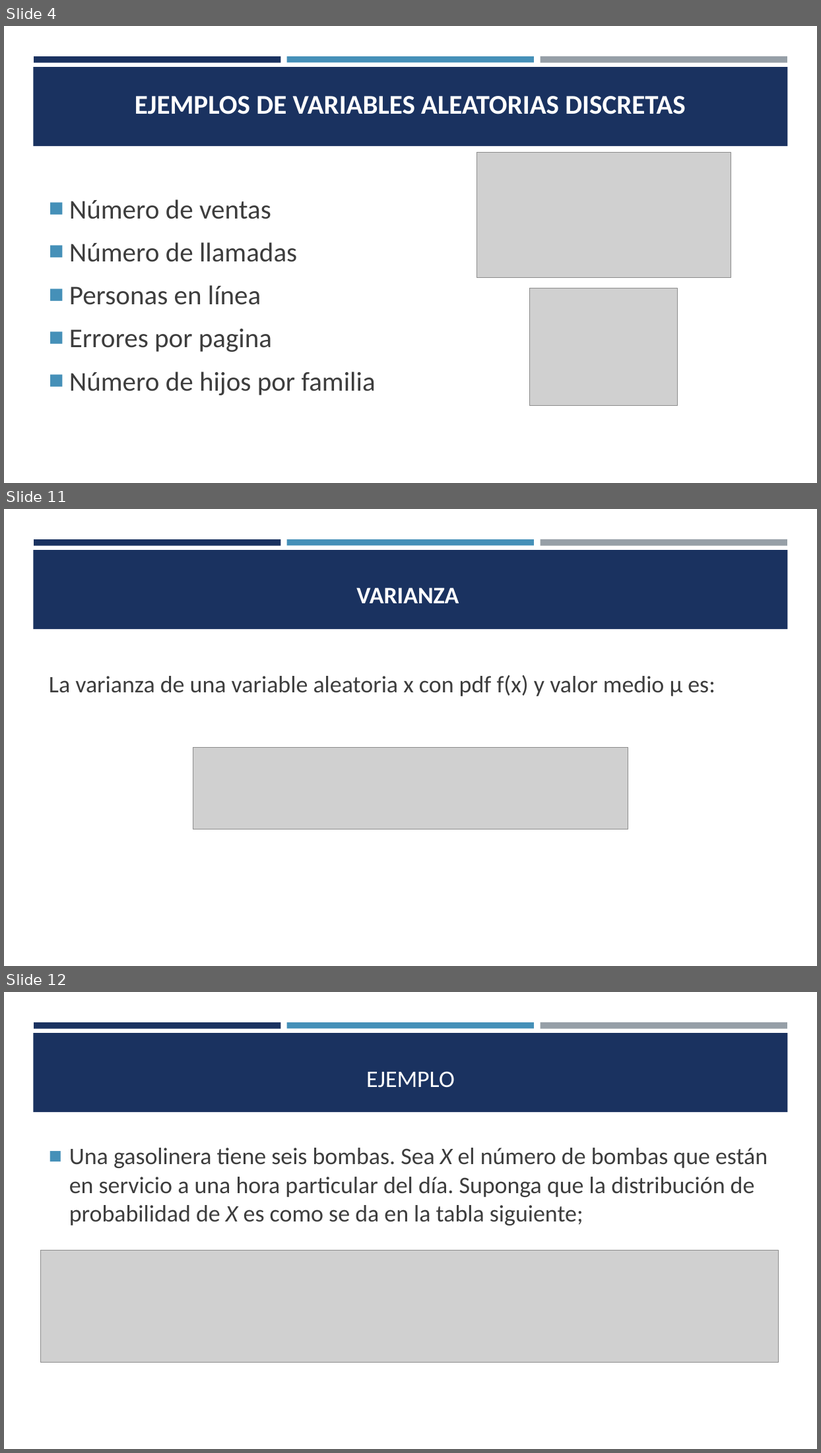
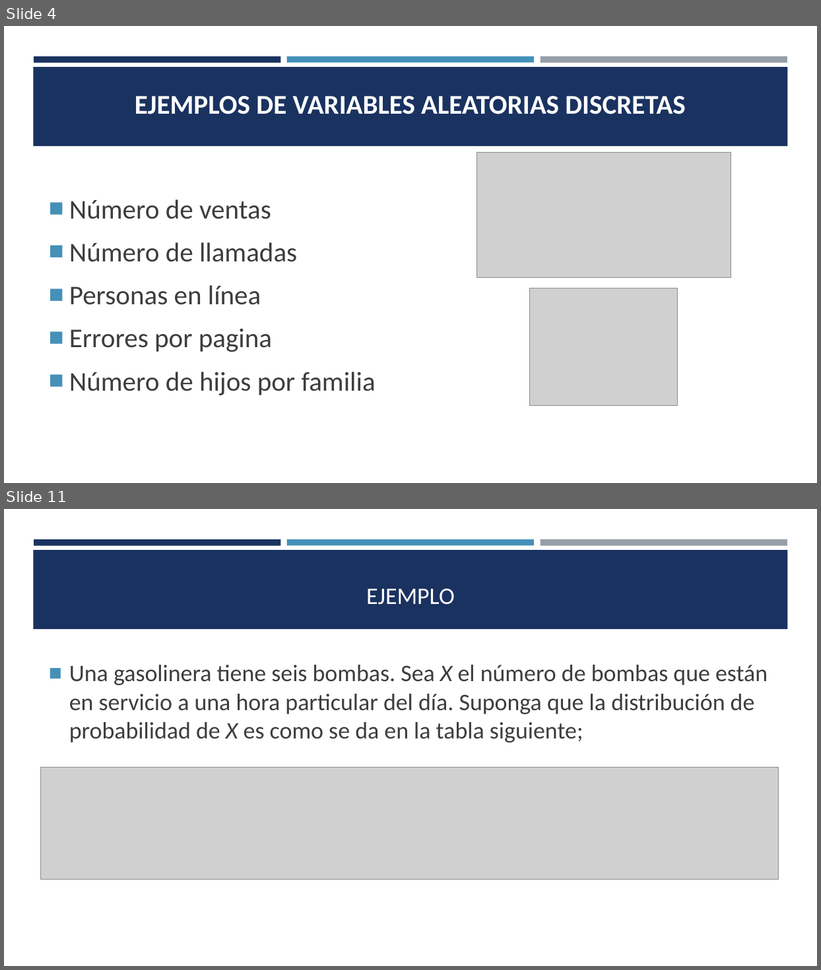
Before and after one commit to estadisticaITM/estadisticaITM.github.io, a slide deck: ITM_VAD_EBX.pptx. Shown one above the other, each under a label of ours: slides 4, 11 and 12 before the commit, slides 4 and 11 after it; the slides between them are not shown. The pictures are 821x1453 and 821x970 pixels, drawn with LibreOffice and Linux fonts; fonts in the diff are those of the drawing; grey boxes stand for pictures. Boxes give left, top, right and bottom in pixels: in the first picture for what was removed or moved away, otherwise in the second. Text is boxed around its words. In the diff, an @@ line names an element or a change of style, - is before the commit and + after.

```diff
--- a/ITM_VAD_EBX.pptx
+++ b/ITM_VAD_EBX.pptx
@@ slide 11 removed at <box>4,509,817,966</box>, background #FFFFFF; not listed: 4 template elements that a slide beside it also shows @@
@@ title removed at <box>356,588,459,603</box> @@
-VARIANZA
@@ text removed at <box>49,675,715,696</box> @@
-La varianza de una variable aleatoria x con pdf f(x) y valor medio µ es:
@@ picture removed at <box>193,747,628,830</box> @@
@@ what was slide 12 is now slide 11 @@
```
Also in this commit, not shown: 5 slides changed, 3 slides added, 3 other slides removed, 11 other files.
